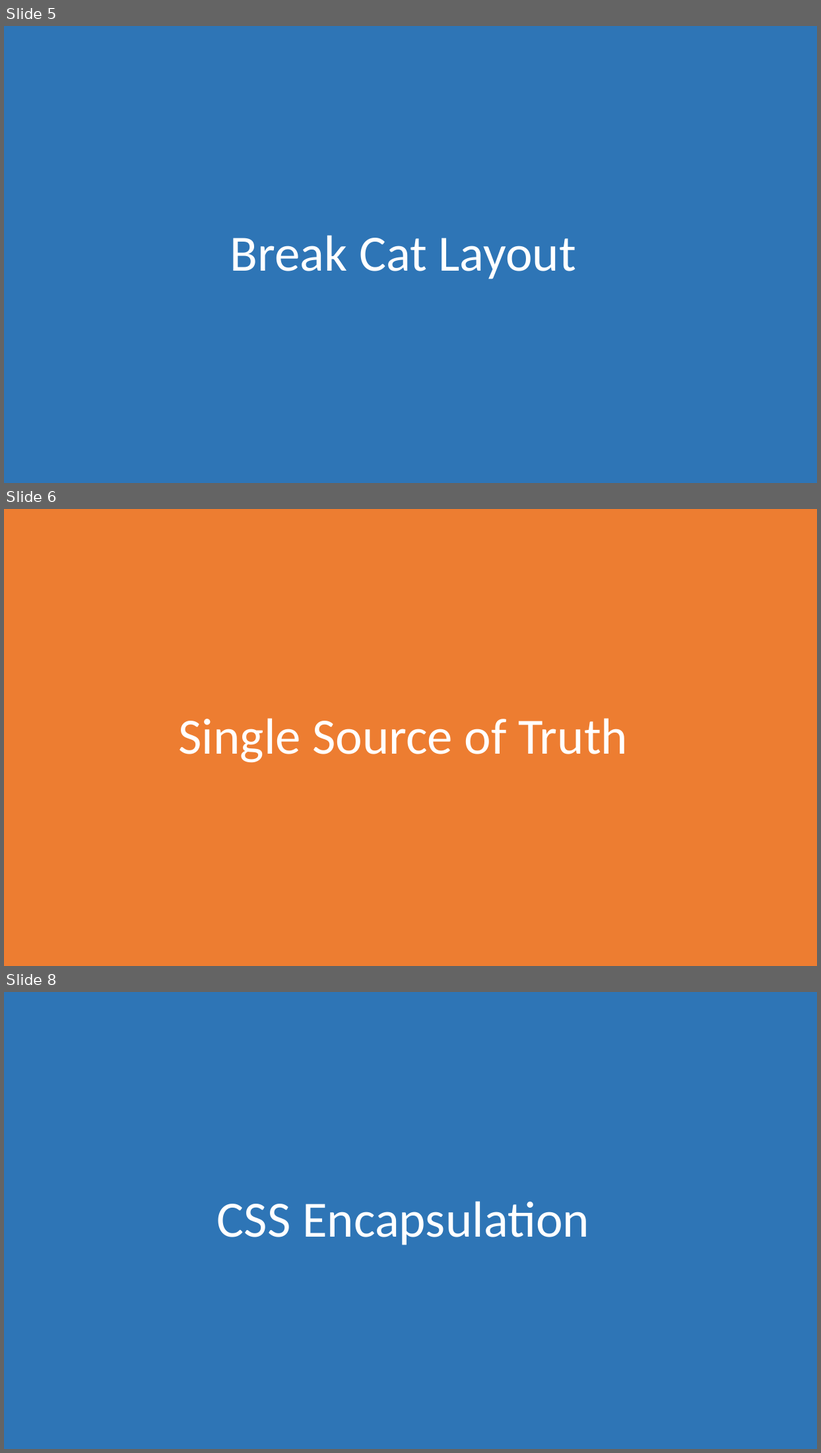
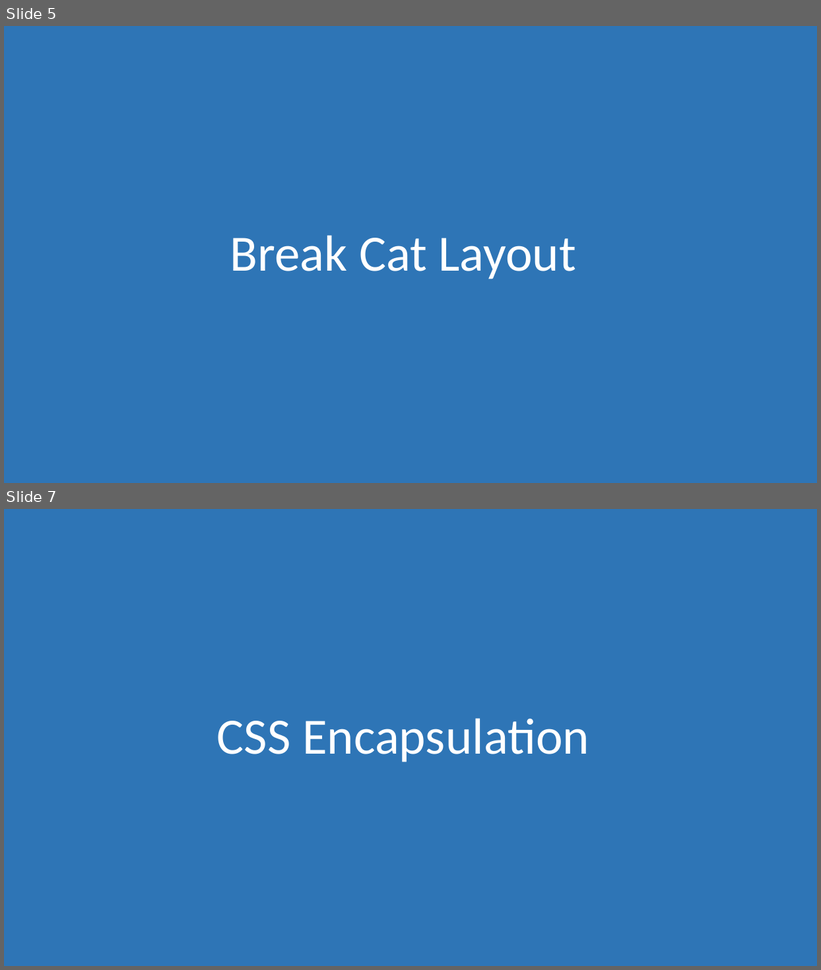
Before and after one commit to morkkis/PWD, a slide deck: presentations/chapter-4/Practical Web Dev.pptx. Shown one above the other, each under a label of ours: slides 5, 6 and 8 before the commit, slides 5 and 7 after it; the slides between them are not shown. The pictures are 821x1453 and 821x970 pixels, drawn with LibreOffice and Linux fonts; fonts in the diff are those of the drawing. Boxes give left, top, right and bottom in pixels: in the first picture for what was removed or moved away, otherwise in the second. Text is boxed around its words. In the diff, an @@ line names an element or a change of style, - is before the commit and + after.

```diff
--- a/presentations/chapter-4/Practical Web Dev.pptx
+++ b/presentations/chapter-4/Practical Web Dev.pptx
@@ slide 6 removed at bbox=[4, 509, 817, 966], background #FFFFFF @@
@@ rectangle removed at bbox=[4, 509, 817, 966] @@
@@ title removed at bbox=[178, 718, 628, 763] @@
-Single Source of Truth
@@ what was slide 8 is now slide 7 @@
```
Also in this commit, not shown: 1 slide changed, 2 other files.
